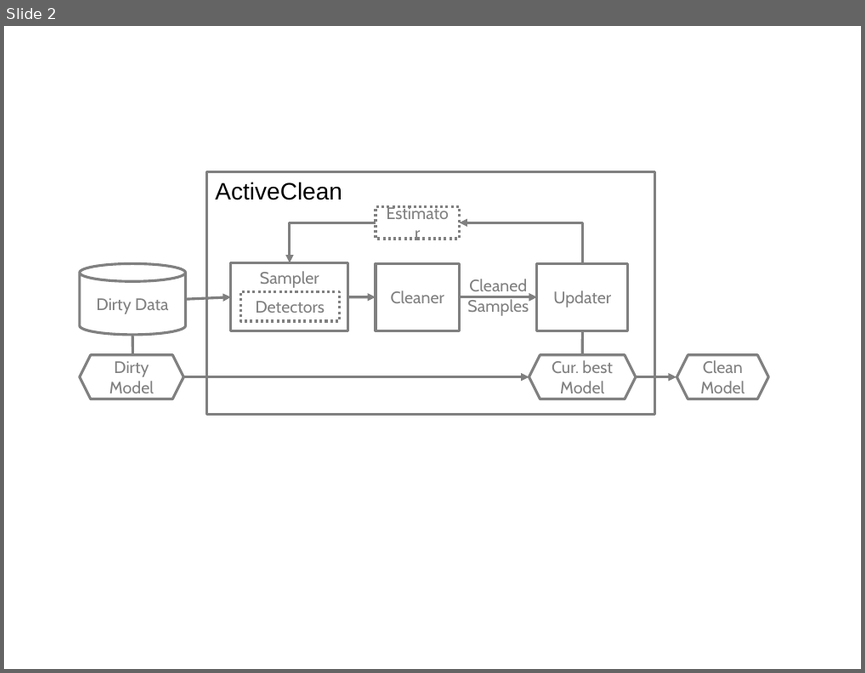
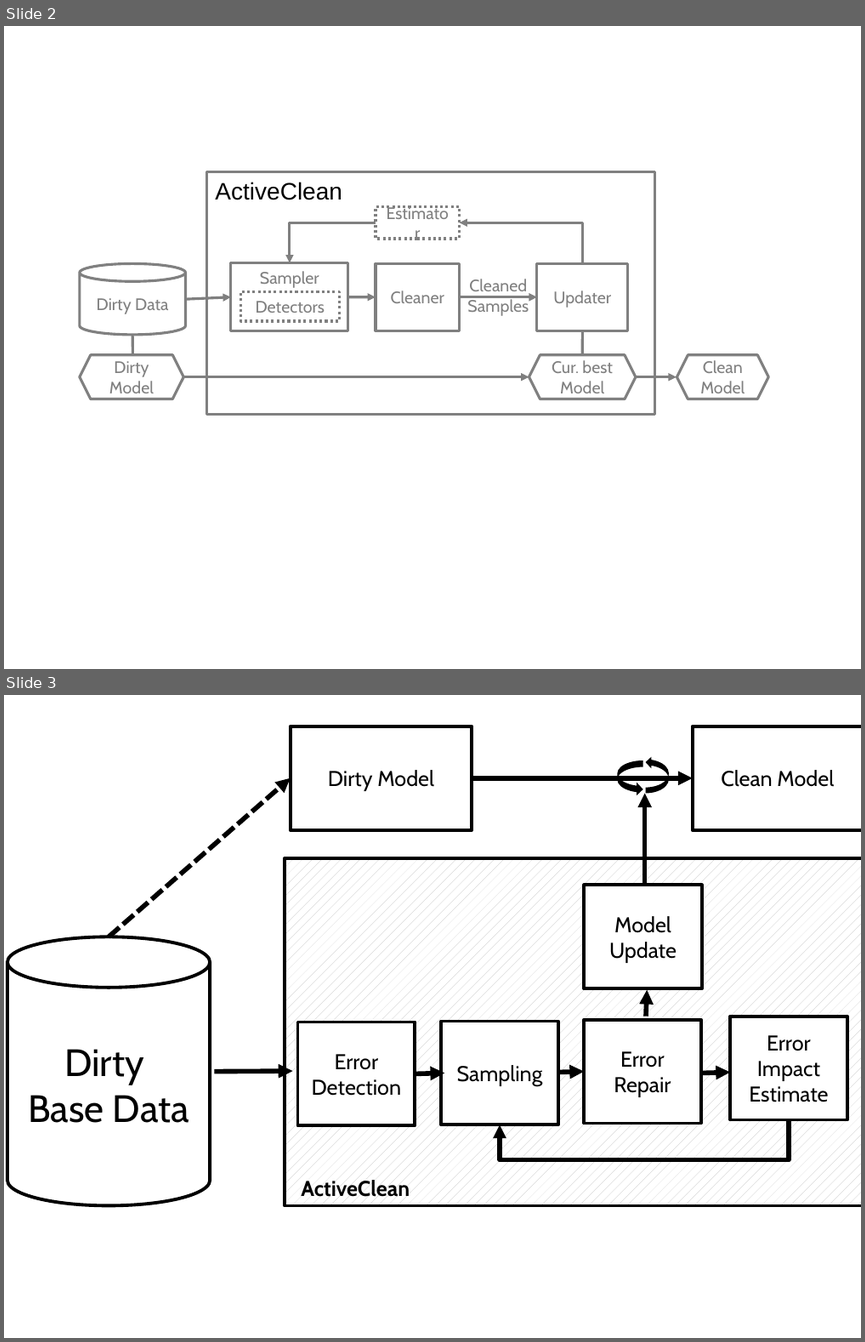
Before and after one commit to sjyk/sampleml, a slide deck: figs/figs.pptx. Shown one above the other, each under a label of ours: slide 2 before the commit, slides 2 and 3 after it. The pictures are 865x673 and 865x1342 pixels, drawn with LibreOffice and Linux fonts; fonts in the diff are those of the drawing. Boxes give left, top, right and bottom in pixels: in the first picture for what was removed or moved away, otherwise in the second. Text is boxed around its words. In the diff, an @@ line names an element or a change of style, - is before the commit and + after.

```diff
--- a/figs/figs.pptx
+++ b/figs/figs.pptx
@@ slide 3 added at [4, 695, 861, 1338], background #FFFFFF @@
@@ group added at [7, 726, 861, 1206]: 8 rectangles, 8 arrows, 1 cylinder, 1 text, 1 elbow arrow, 1 curved right arrow, 1 curved left arrow @@
+Dirty
+Base Data
+Dirty Model
+ActiveClean
+Error
+Detection
+Error
+Repair
+Error
+Impact
+Estimate
+Model Update
+Sampling
+Clean Model
```
Also in this commit, not shown: 11 other slides added, 4 other files.
